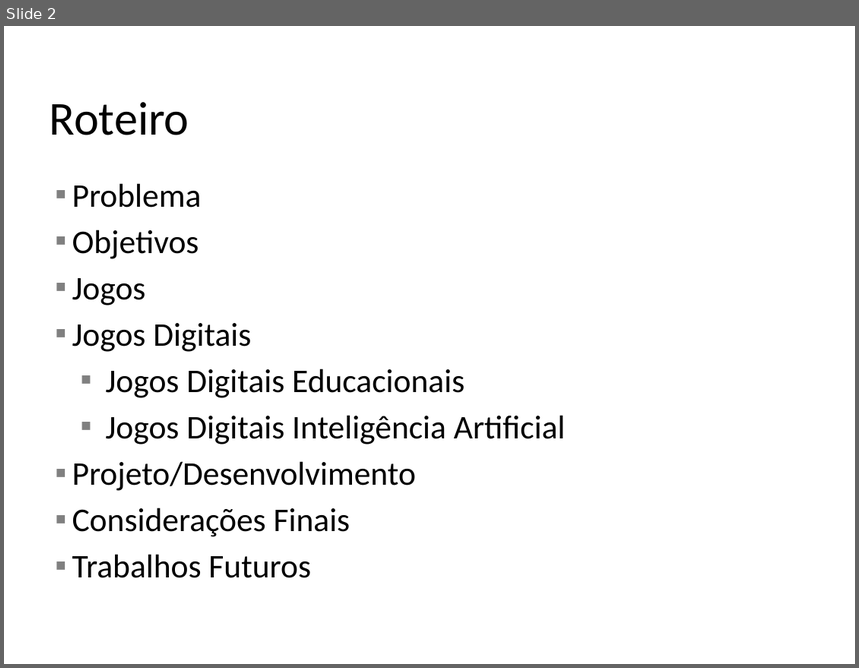
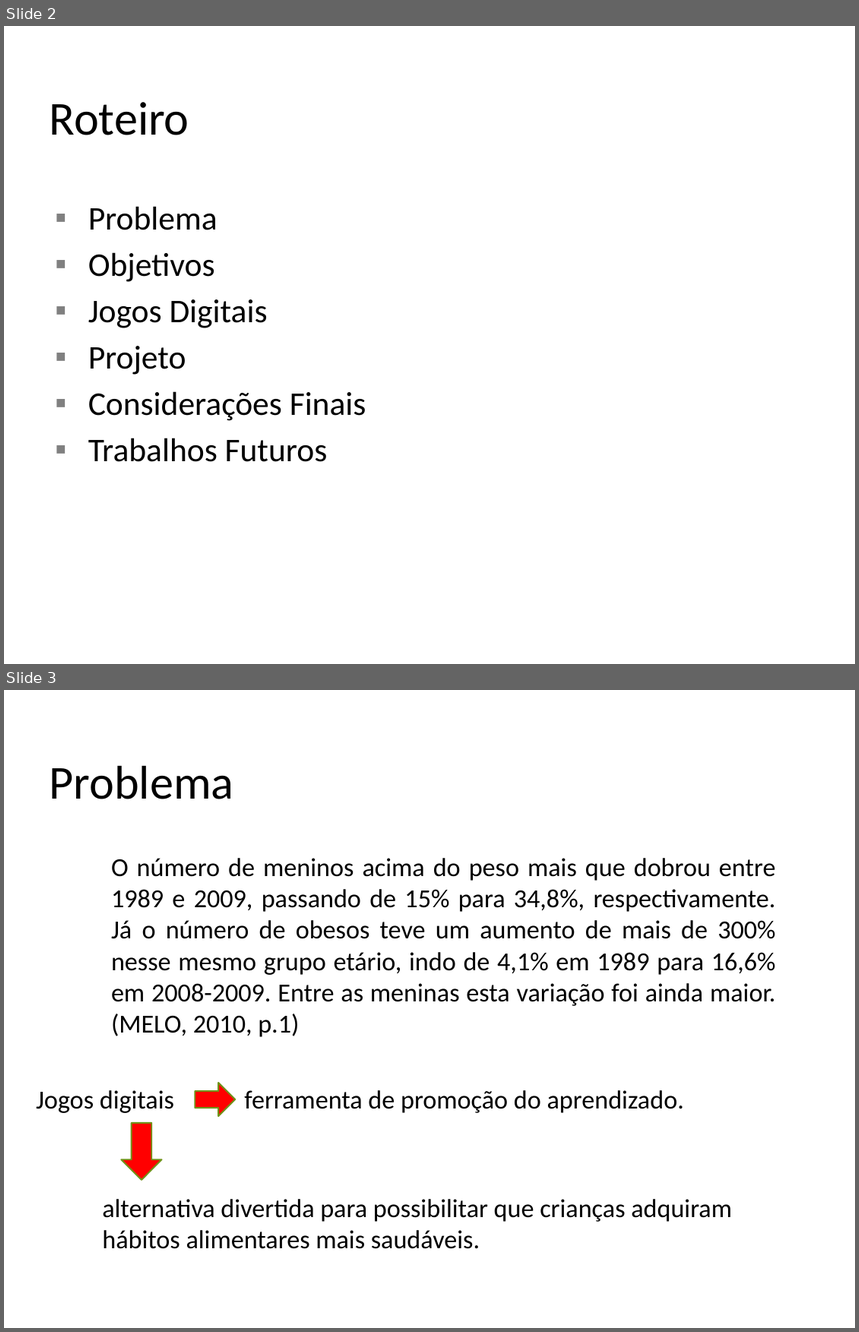
Before and after one commit to zehamarall/tcc, a slide deck: Doc/Apresentacao TCCII.pptx. Shown one above the other, each under a label of ours: slide 2 before the commit, slides 2 and 3 after it. The pictures are 859x668 and 859x1332 pixels, drawn with LibreOffice and Linux fonts; fonts in the diff are those of the drawing; background and template pictures are left out. Boxes give left, top, right and bottom in pixels: in the first picture for what was removed or moved away, otherwise in the second. Text is boxed around its words. In the diff, an @@ line names an element or a change of style, - is before the commit and + after.

```diff
--- a/Doc/Apresentacao TCCII.pptx
+++ b/Doc/Apresentacao TCCII.pptx
@@ slide 3 added at (4,690,855,1328), background #FFFFFF @@
@@ title added at (50,765,234,799), 40 pt, text #000000 @@
+Problema
@@ text added at (36,858,776,1249), 22 pt, text #000000 @@
+O número de meninos acima do peso mais que dobrou entre 1989 e 2009, passando de 15% para 34,8%, respectivamente. Já o número de obesos teve um aumento de mais de 300% nesse mesmo grupo etário, indo de 4,1% em 1989 para 16,6% em 2008-2009. Entre as meninas esta variação foi ainda maior. (MELO, 2010, p.1)
+Jogos digitais ferramenta de promoção do aprendizado.
+alternativa divertida para possibilitar que crianças adquiram hábitos alimentares mais saudáveis.
@@ right arrow added at (195,1083,235,1116), fill #FF0000, outline #70931A 1.25 pt @@
@@ right arrow added at (121,1124,162,1181), fill #FF0000, outline #70931A 1.25 pt @@
@@ slide 2 changed as well @@
@@ text at (88,206,367,462): indent changed @@
@@ text at (72,278,146,306): paragraph removed @@
-▪ Jogos
@@ text at (88,346,186,375): text changed @@
-▪ Jogos Digitais Educacionais
-▪ Jogos Digitais Inteligência Artificial
-▪ Projeto/Desenvolvimento
+▪ Projeto
```
Also in this commit, not shown: 10 other slides changed, 11 other slides added, 10 slides removed, 1 other file.
